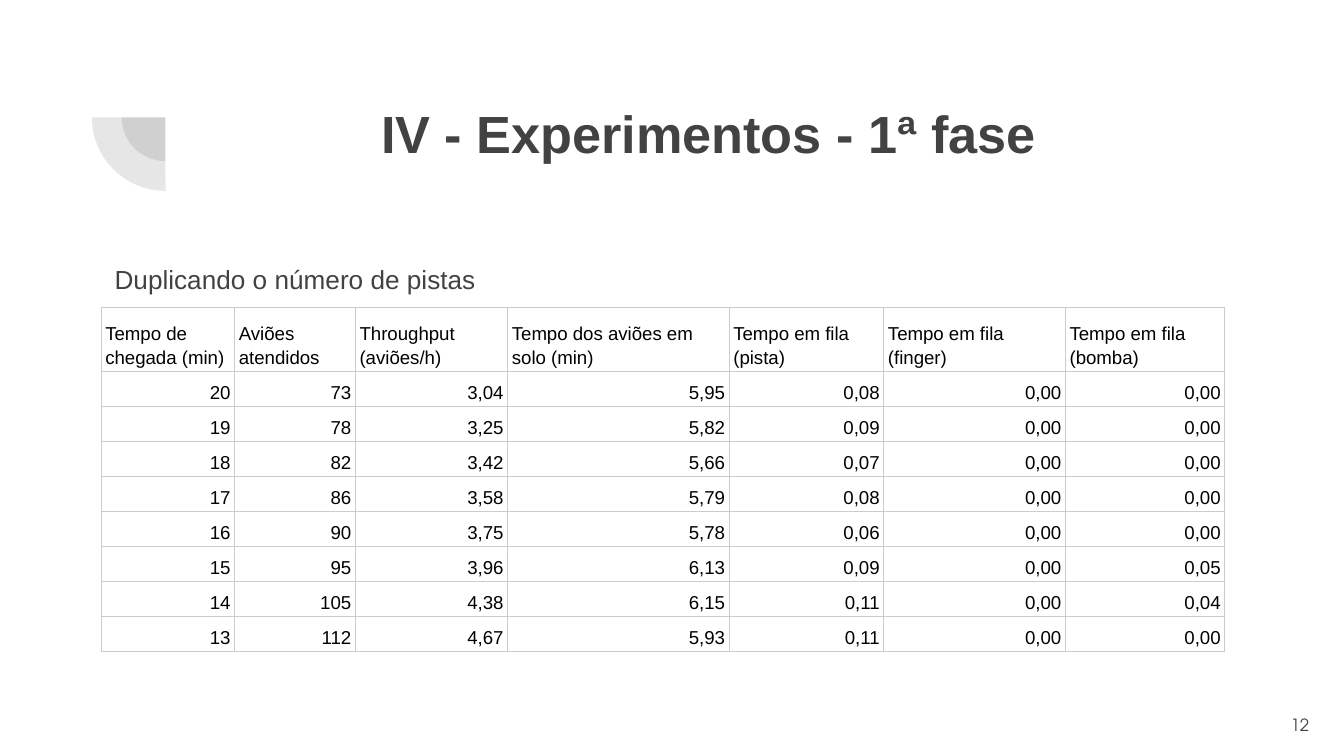
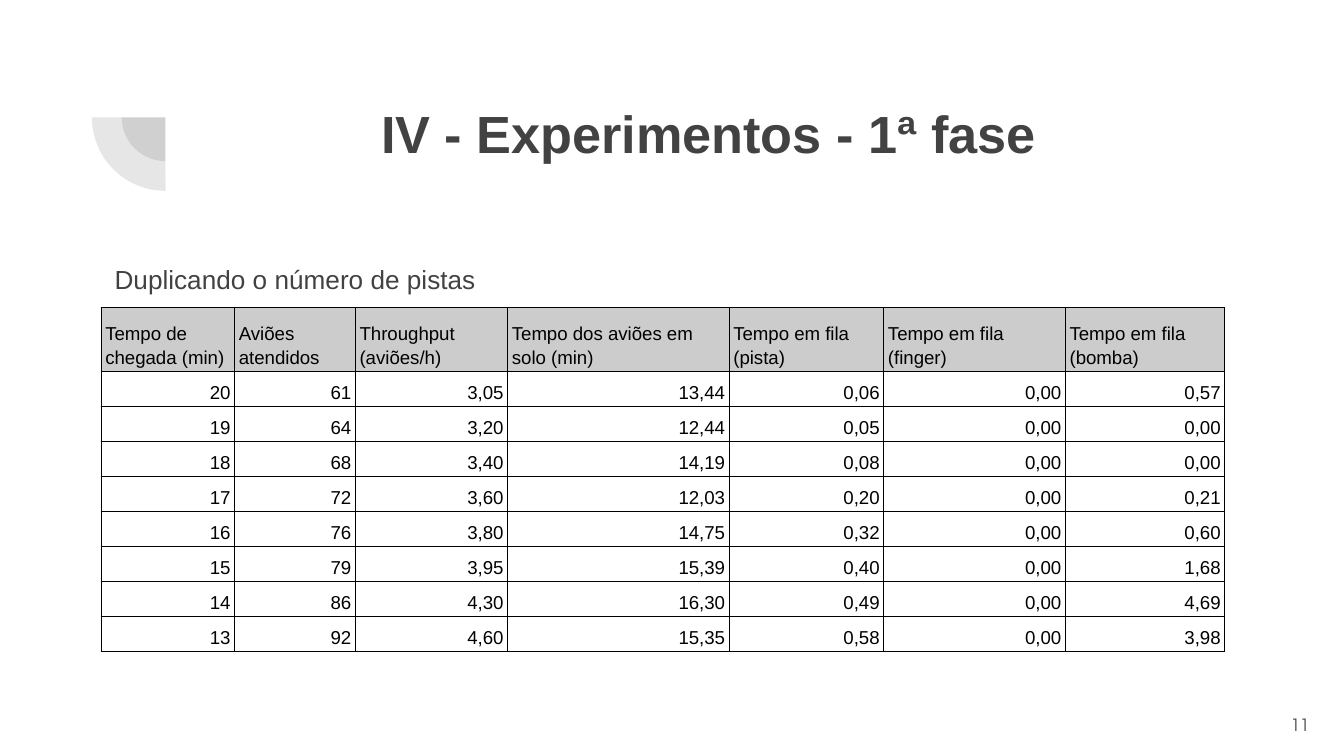
Before and after one commit to maricimara98/simulacao-aeroporto, a slide deck: slide 11 of docs/simulacao-apresentacao.pptx (slide 12 before the commit). Drawn at 1344x756 pixels with LibreOffice and Linux fonts; fonts in the diff are those of the drawing. Boxes give left, top, right and bottom in pixels: in the first picture for what was removed or moved away, otherwise in the second. Text is boxed around its words. In the diff, an @@ line names an element or a change of style, - is before the commit and + after.

```diff
--- a/docs/simulacao-apresentacao.pptx
+++ b/docs/simulacao-apresentacao.pptx
@@ table at (101,308,1224,749) @@
-row 2: 20 | 73 | 3,04 | 5,95 | 0,08 | 0,00 | 0,00
+row 2: 20 | 61 | 3,05 | 13,44 | 0,06 | 0,00 | 0,57
-row 3: 19 | 78 | 3,25 | 5,82 | 0,09 | 0,00 | 0,00
+row 3: 19 | 64 | 3,20 | 12,44 | 0,05 | 0,00 | 0,00
-row 4: 18 | 82 | 3,42 | 5,66 | 0,07 | 0,00 | 0,00
+row 4: 18 | 68 | 3,40 | 14,19 | 0,08 | 0,00 | 0,00
-row 5: 17 | 86 | 3,58 | 5,79 | 0,08 | 0,00 | 0,00
+row 5: 17 | 72 | 3,60 | 12,03 | 0,20 | 0,00 | 0,21
-row 6: 16 | 90 | 3,75 | 5,78 | 0,06 | 0,00 | 0,00
+row 6: 16 | 76 | 3,80 | 14,75 | 0,32 | 0,00 | 0,60
-row 7: 15 | 95 | 3,96 | 6,13 | 0,09 | 0,00 | 0,05
+row 7: 15 | 79 | 3,95 | 15,39 | 0,40 | 0,00 | 1,68
-row 8: 14 | 105 | 4,38 | 6,15 | 0,11 | 0,00 | 0,04
+row 8: 14 | 86 | 4,30 | 16,30 | 0,49 | 0,00 | 4,69
-row 9: 13 | 112 | 4,67 | 5,93 | 0,11 | 0,00 | 0,00
+row 9: 13 | 92 | 4,60 | 15,35 | 0,58 | 0,00 | 3,98
@@ fill none to #CCCCCC in row 1 @@
@@ borders changed @@
@@ page number at (1291,718,1310,731): text changed @@
-12
+11
```
Also in this commit, not shown: 11 other slides changed, 1 slide removed, 2 other files.
